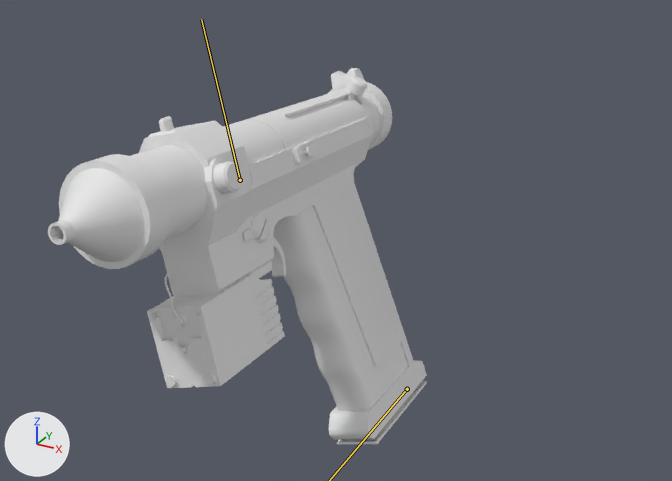
One commit to the FBX model Assets/Animations/Character/Animation_FirstPerson_LaserPistol_001_Reload_001.fbx: the scene before it, then after it.
One viewpoint serves both versions: a 50 mm lens placed at (0.009, -0.633, 1.604), pointed at (-0.15, -0.344, 1.459). The axes (+X, +Y, +Z) are drawn at lower left. The lights are the same throughout. Both versions are drawn at frame 137 of the action 'rig|rigAction'; the numbers are the values there. The bones that change are drawn over the model as lines.

Objects in the first picture: 'Pistol_Body_lp'.
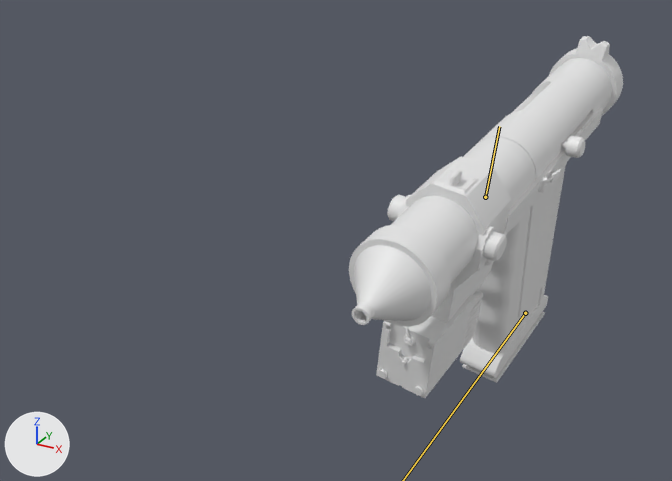
Pixel boxes (x1, y1, x2, y2) of what changed, in the pictures (672 x 481 px):
'Pistol_Body_lp', posed (28% narrower)
    before: (48, 68, 427, 444)
    after: (349, 36, 623, 398)
bone 'Weapon', root to tip
    before: (240, 180) to (201, 19)
    after: (485, 197) to (499, 126)

Edits to the bpy script that builds the scene:
```text
Change bone_weapon:
    where bone_weapon = bpy.data.objects['rig'].pose.bones['Weapon']
    bone_weapon.location: (-0.012, 0.002, 0.054) -> (0.057, -0.011, -0.003)
    bone_weapon.rotation_quaternion: (0.988, -0.046, 0.045, 0.142) -> (0.994, 0.073, -0.022, -0.083)  # degrees (-4, 6, 16) -> degrees (9, -2, -10)
Change bone_clip:
    where bone_clip = bpy.data.objects['rig'].pose.bones['Clip']
    bone_clip.location: (0.015, 0.064, 0.003) -> (0.043, -0.02, -0.005)
    bone_clip.rotation_quaternion: (0.988, -0.046, 0.142, -0.045) -> (0.994, 0.073, -0.083, 0.022)  # degrees (-6, 16, -6) -> degrees (8, -10, 2)
```
